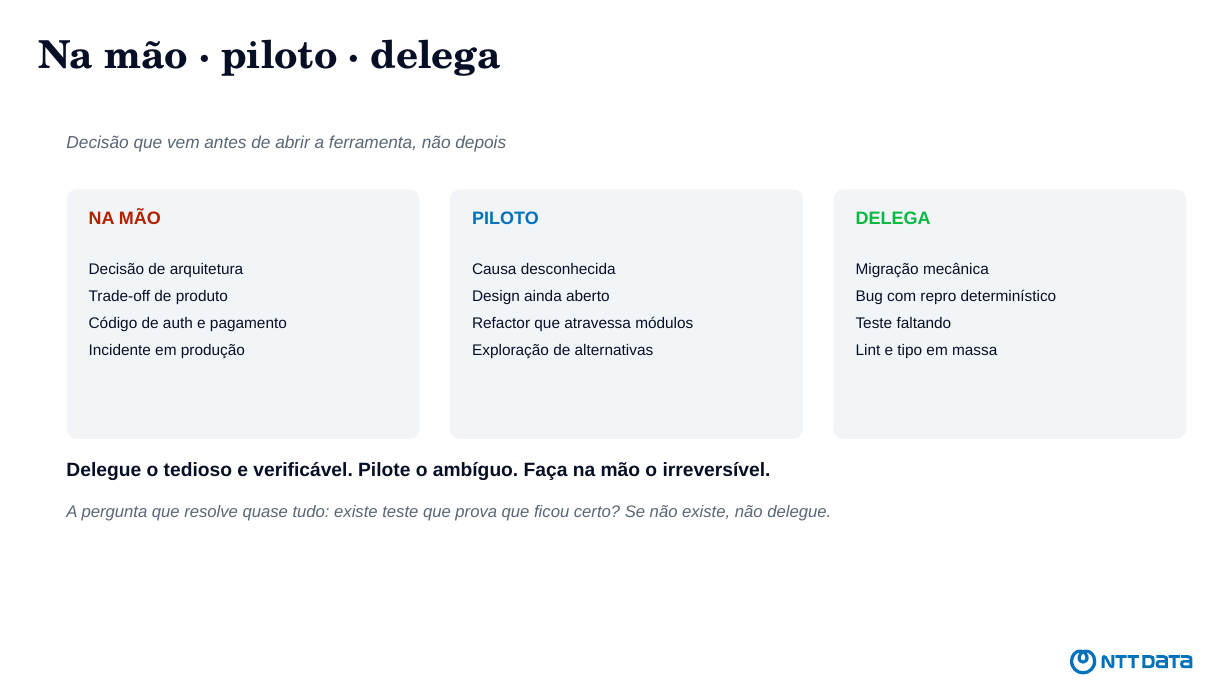
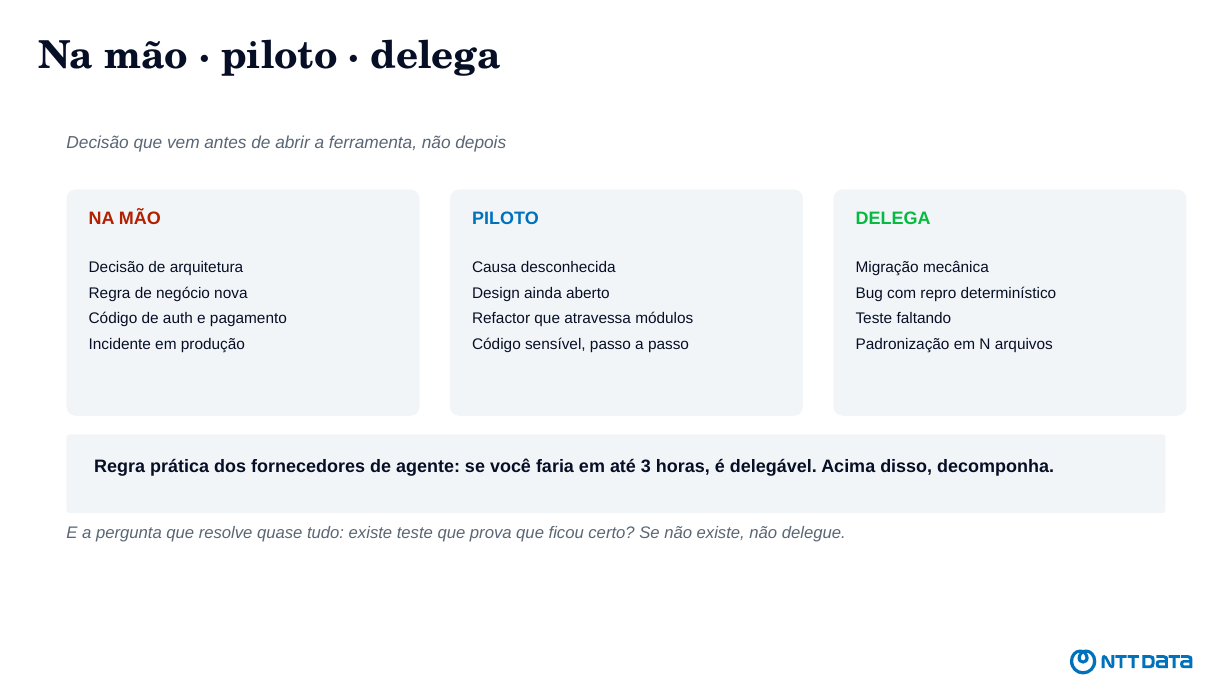
Before and after one commit to devdiasbr/boas-praticas-ia, a slide deck: slide 20 of apresentacao/como-eu-uso-ia.pptx (slide 17 before the commit). Drawn at 1232x693 pixels with LibreOffice and Linux fonts; fonts in the diff are those of the drawing. Boxes give left, top, right and bottom in pixels: in the first picture for what was removed or moved away, otherwise in the second. Text is boxed around its words. In the diff, an @@ line names an element or a change of style, - is before the commit and + after.

```diff
--- a/apresentacao/como-eu-uso-ia.pptx
+++ b/apresentacao/como-eu-uso-ia.pptx
@@ rounded rectangle: place and size @@
-rounded rectangle at bbox=[67, 189, 420, 439]
+rounded rectangle at bbox=[67, 189, 420, 416]
@@ rounded rectangle: place and size @@
-rounded rectangle at bbox=[450, 189, 803, 439]
+rounded rectangle at bbox=[450, 189, 803, 416]
@@ rounded rectangle: place and size @@
-rounded rectangle at bbox=[834, 189, 1187, 439]
+rounded rectangle at bbox=[834, 189, 1187, 416]
@@ text at bbox=[89, 261, 287, 353]: line spacing 1.45 to 1.4 @@
@@ text at bbox=[472, 261, 693, 326]: line spacing 1.45 to 1.4 @@
@@ text at bbox=[856, 260, 1057, 323]: line spacing 1.45 to 1.4 @@
@@ text at bbox=[89, 286, 247, 301]: text changed @@
-Trade-off de produto
+Regra de negócio nova
@@ text at bbox=[472, 337, 689, 353]: text changed @@
-Exploração de alternativas
+Código sensível, passo a passo
@@ text at bbox=[856, 338, 1053, 353]: text changed @@
-Lint e tipo em massa
+Padronização em N arquivos
@@ rounded rectangle: place and size @@
-rounded rectangle at bbox=[66, 462, 771, 480]
+rounded rectangle at bbox=[67, 434, 1165, 513]
@@ rounded rectangle at bbox=[67, 434, 1165, 513]: fill none to #F2F5F8 @@
@@ text in rounded rectangle at bbox=[66, 462, 771, 480]: text removed @@
-Delegue o tedioso e verificável. Pilote o ambíguo. Faça na mão o irreversível.
@@ text added at bbox=[94, 458, 1054, 476], 14 pt, text #070F26, bold @@
+Regra prática dos fornecedores de agente: se você faria em até 3 horas, é delegável. Acima disso, decomponha.
@@ text at bbox=[66, 526, 846, 542]: text changed @@
-A pergunta que resolve quase tudo: existe teste que prova que ficou certo? Se não existe, não delegue.
+E a pergunta que resolve quase tudo: existe teste que prova que ficou certo? Se não existe, não delegue.
```
Also in this commit, not shown: 6 other slides changed, 17 slides added, 15 slides removed, 2 other files.
